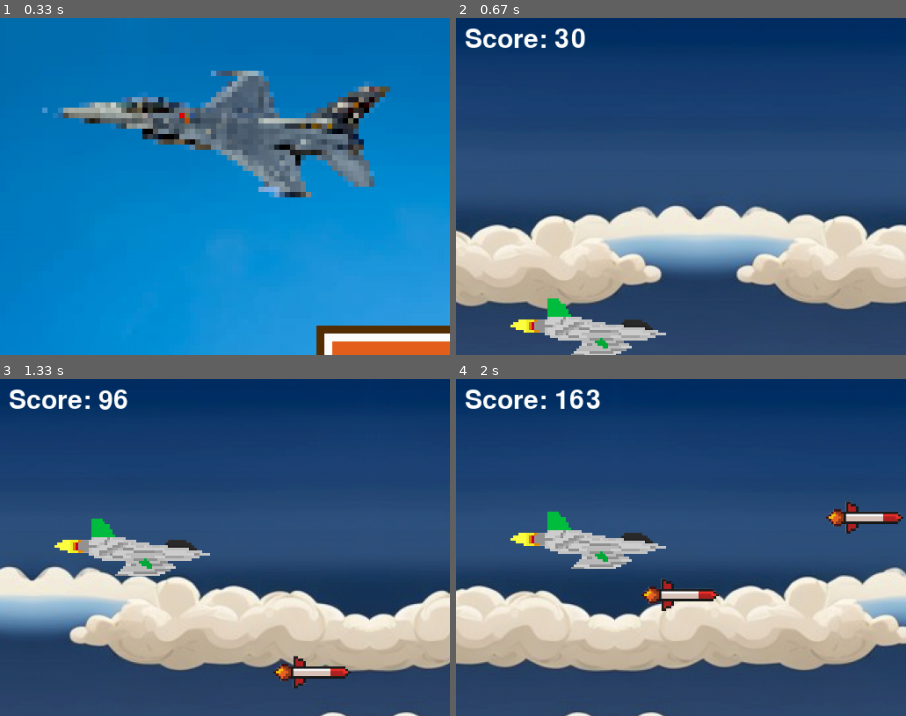
Above: before the commit, frames 1-4 (two rows, left to right).
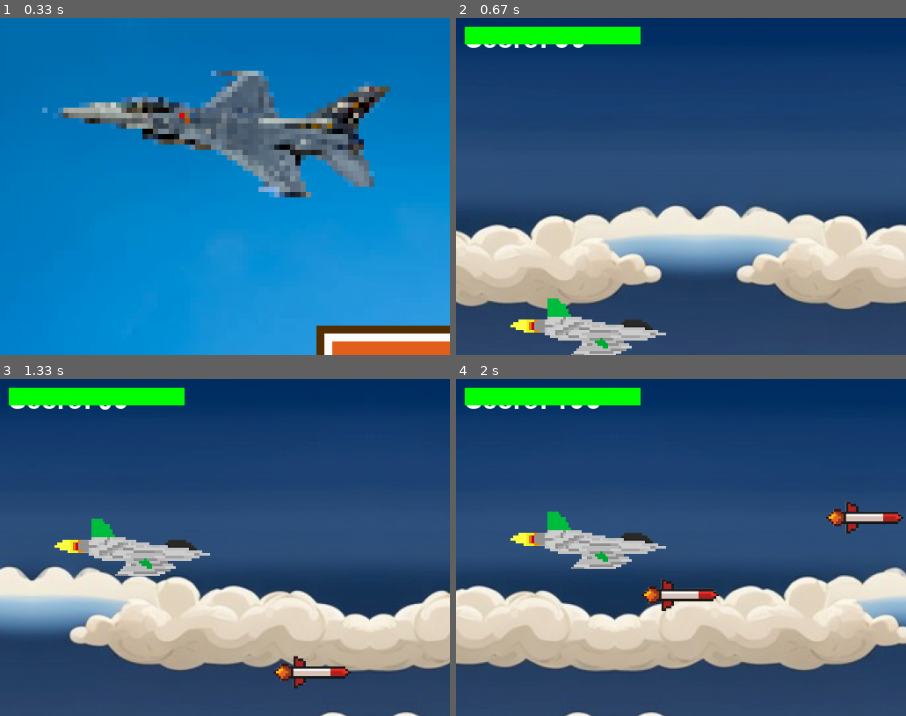
Above: after the commit, the same moments.

Repository: NezirNezirevic1054620/pygame_app
Game: pygame game, started from game.py
Two runs of this game, one before a commit and one after it. Both use one fixed random seed, a clock stepped at 60 frames per second and the inputs below.
Inputs:
- Up to frame 1 (0.33 s): no input
- Up to frame 2 (0.67 s): tap P at 0.33 s
- Up to frame 3 (1.33 s): tap Space at 0.67, 1.07 s; hold Up from 1 s (still down)
- Up to frame 4 (2 s): tap Space at 1.37, 1.57, 1.9 s; release Up at 1.47 s; hold Down 1.5-1.8 s; hold Up from 1.83 s (still down)
The pictures show only the part of the screen within x 0-50%, y 0-50%; the shares and areas given below are measured in that part.

Frame 1 is identical in both runs. In frame 2, 2.2% of the frame differs, in the area x 1-42%, y 2-9%; in frame 3, 2.2%; in frame 4, 2.2%.

Commit message:
added health bar to screen

Diff:
--- a/screens/start_game_screen.py
+++ b/screens/start_game_screen.py
@@ -2,6 +2,7 @@
 import math
 import random
 
+from classes.player_health import PlayerHealth
 from classes.bullet import Bullet
 from utils.game_sound import press_button_sound, game_over_sound
 from screens.game_over_screen import game_over_screen
@@ -70,6 +71,10 @@
     all_sprites.add(player)
     json = JsonController(score_json, "w")
 
+    # Health bar
+    health_bar = PlayerHealth(max_health=100, width=200, height=20, x=10, y=10)
+
+
     while run:
         clock.tick(GAME_SPEED)
 
@@ -100,6 +105,8 @@
             f"{hours}:{minutes}:{seconds // 60}", True, (255,
                                                          255, 255), (0, 0, 0)
         )
+
+        health_bar.update(canvas)
 
         # Score
         score += 100
